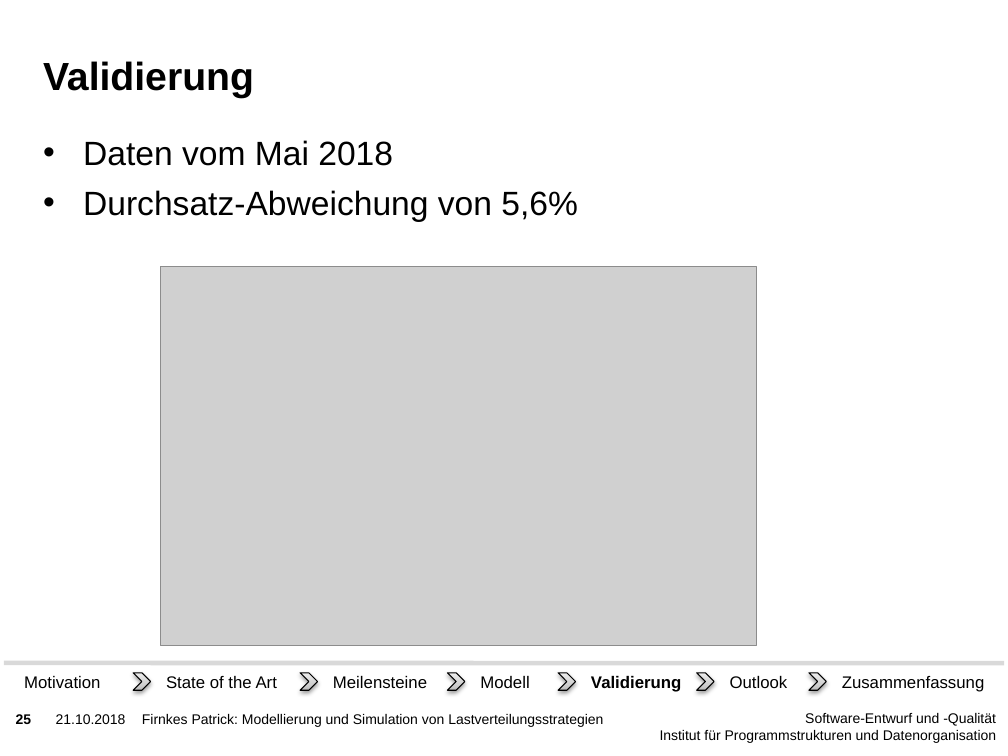
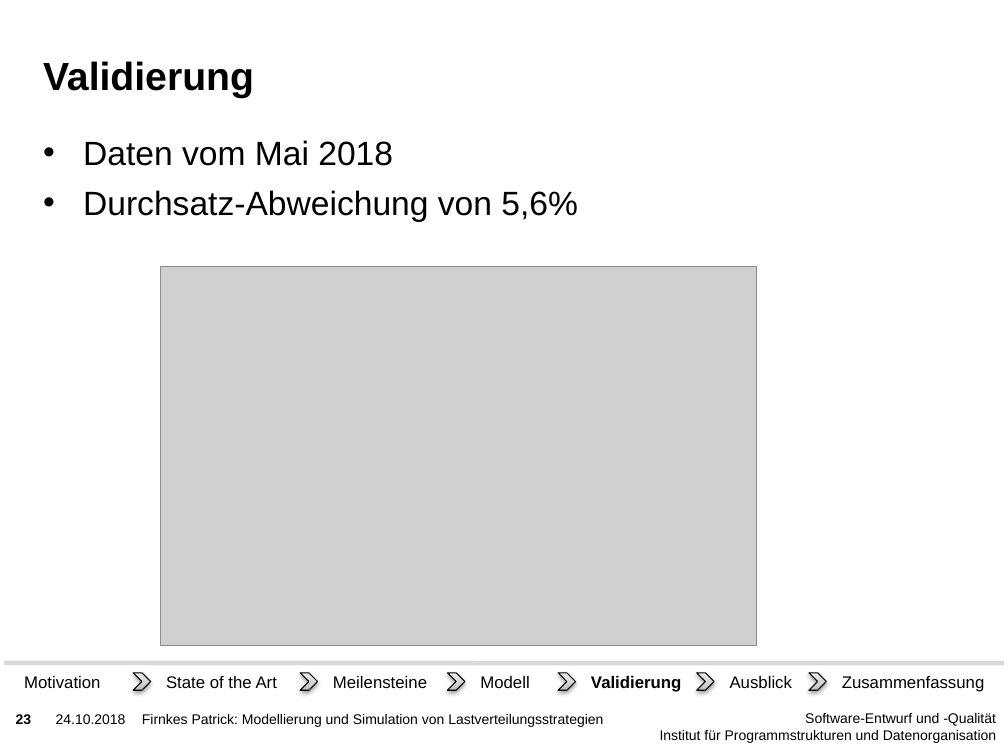
Before and after one commit to PatFirn/wlcg-loadbalancing, a slide deck: slide 23 of presentations/abschluss.pptx (slide 25 before the commit). Drawn at 1008x756 pixels with LibreOffice and Linux fonts; fonts in the diff are those of the drawing; grey boxes stand for pictures; background and template pictures are left out. Boxes give left, top, right and bottom in pixels: in the first picture for what was removed or moved away, otherwise in the second. Text is boxed around its words. In the diff, an @@ line names an element or a change of style, - is before the commit and + after.

```diff
--- a/presentations/abschluss.pptx
+++ b/presentations/abschluss.pptx
@@ text at <box>730,676,792,688</box>: text changed @@
-Outlook
+Ausblick
@@ page number at <box>16,714,32,724</box>: text changed @@
-25
+23
@@ text at <box>56,714,126,724</box>: text changed @@
-21.10.2018
+24.10.2018
```
Also in this commit, not shown: 31 other slides changed.
